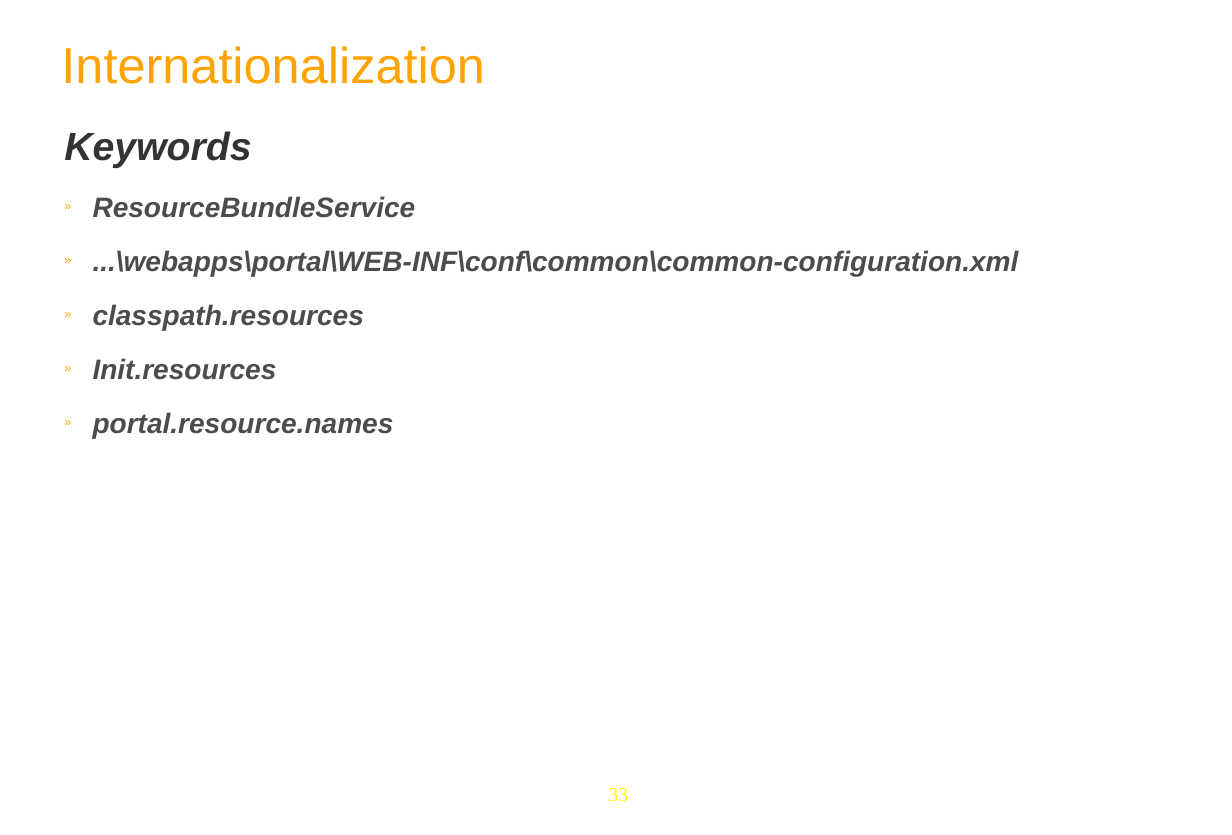
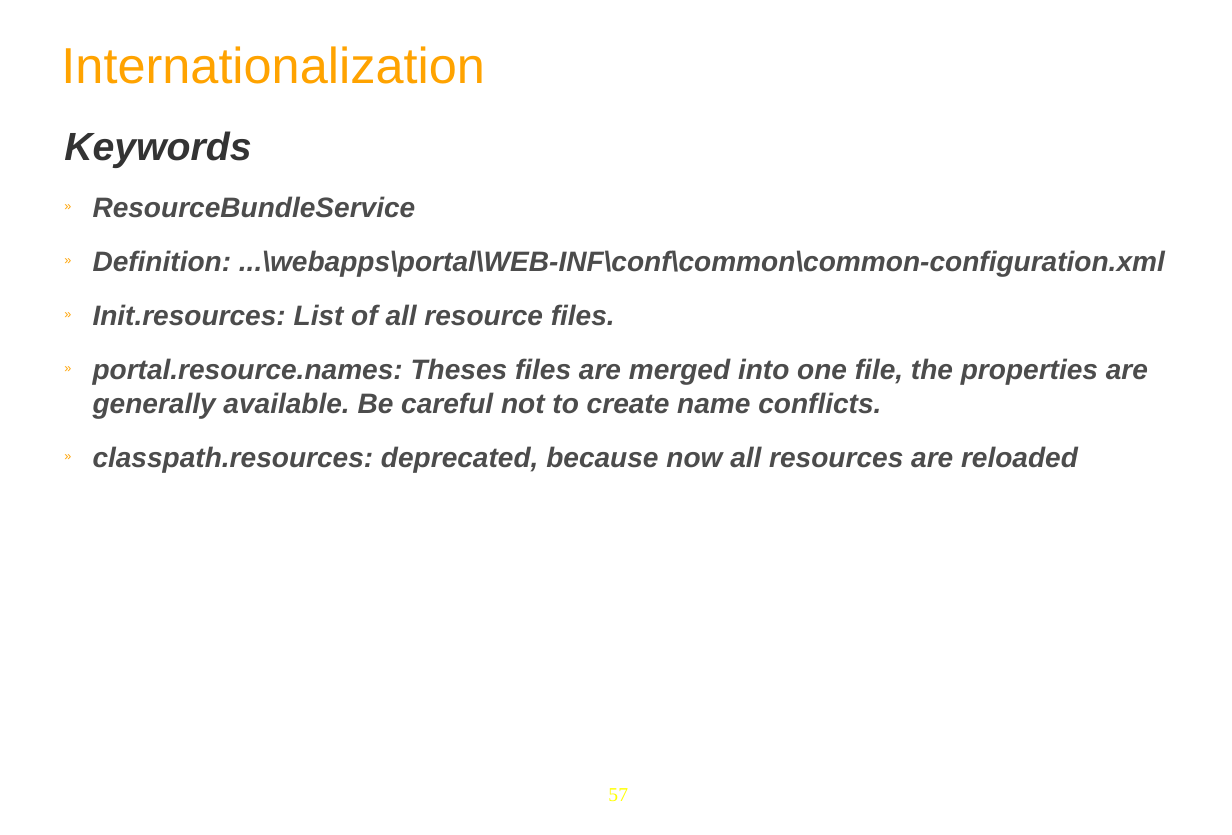
Before and after one commit to anhvurz90/training, a slide deck: slide 57 of exo-developer/210-configuration/slides/210-Portal-configuration-XDev-en.ppt (slide 33 before the commit). Drawn at 1232x835 pixels with LibreOffice and Linux fonts; fonts in the diff are those of the drawing; background and template pictures are left out. Boxes give left, top, right and bottom in pixels: in the first picture for what was removed or moved away, otherwise in the second. Text is boxed around its words. In the diff, an @@ line names an element or a change of style, - is before the commit and + after.

```diff
--- a/exo-developer/210-configuration/slides/210-Portal-configuration-XDev-en.ppt
+++ b/exo-developer/210-configuration/slides/210-Portal-configuration-XDev-en.ppt
@@ text at [93,250,1165,472]: text changed @@
-» ...\webapps\portal\WEB-INF\conf\common\common-configuration.xml
-» classpath.resources
-» Init.resources
-» portal.resource.names
+» Definition: ...\webapps\portal\WEB-INF\conf\common\common-configuration.xml
+» Init.resources: List of all resource files.
+» portal.resource.names: Theses files are merged into one file, the properties are generally available. Be careful not to create name conflicts.
+» classpath.resources: deprecated, because now all resources are reloaded
@@ page number at [608,788,628,802]: text changed @@
-33
+57
```
Also in this commit, not shown: 18 other slides changed, 26 slides added, 3 slides removed, 2 other files.
